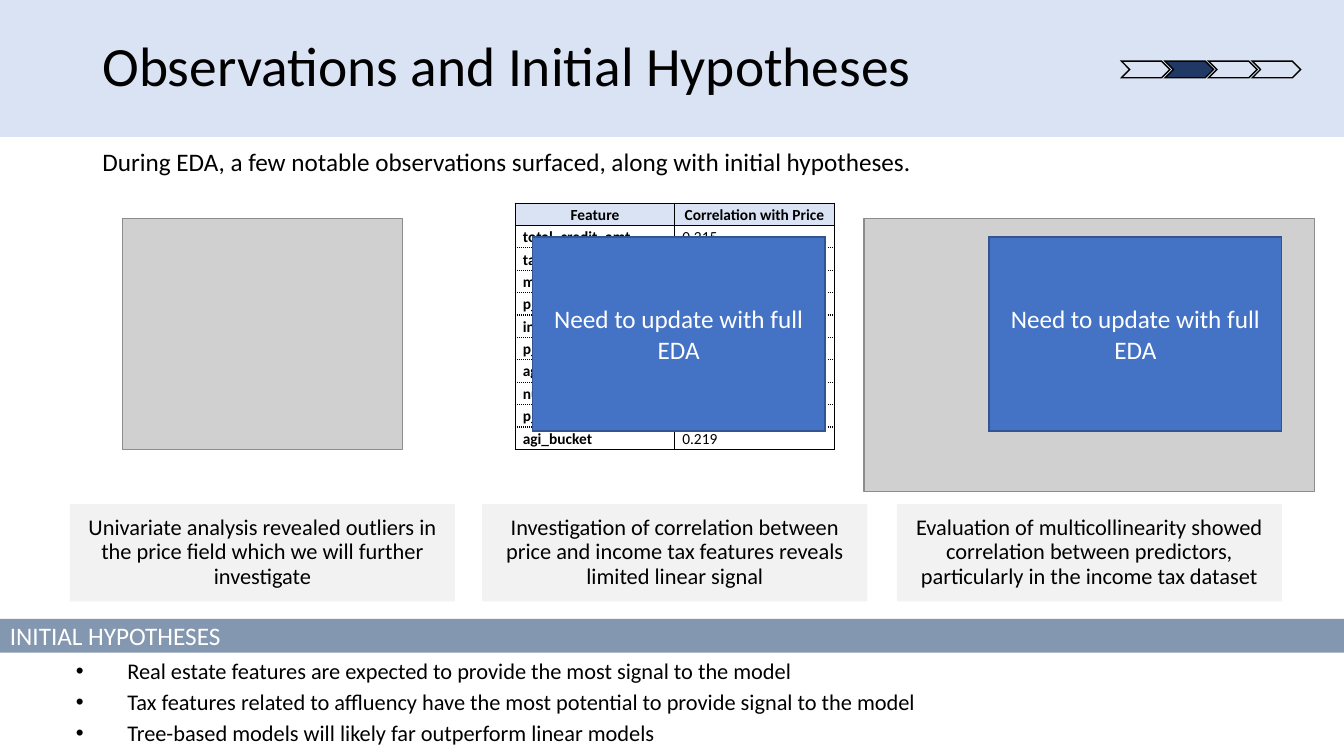
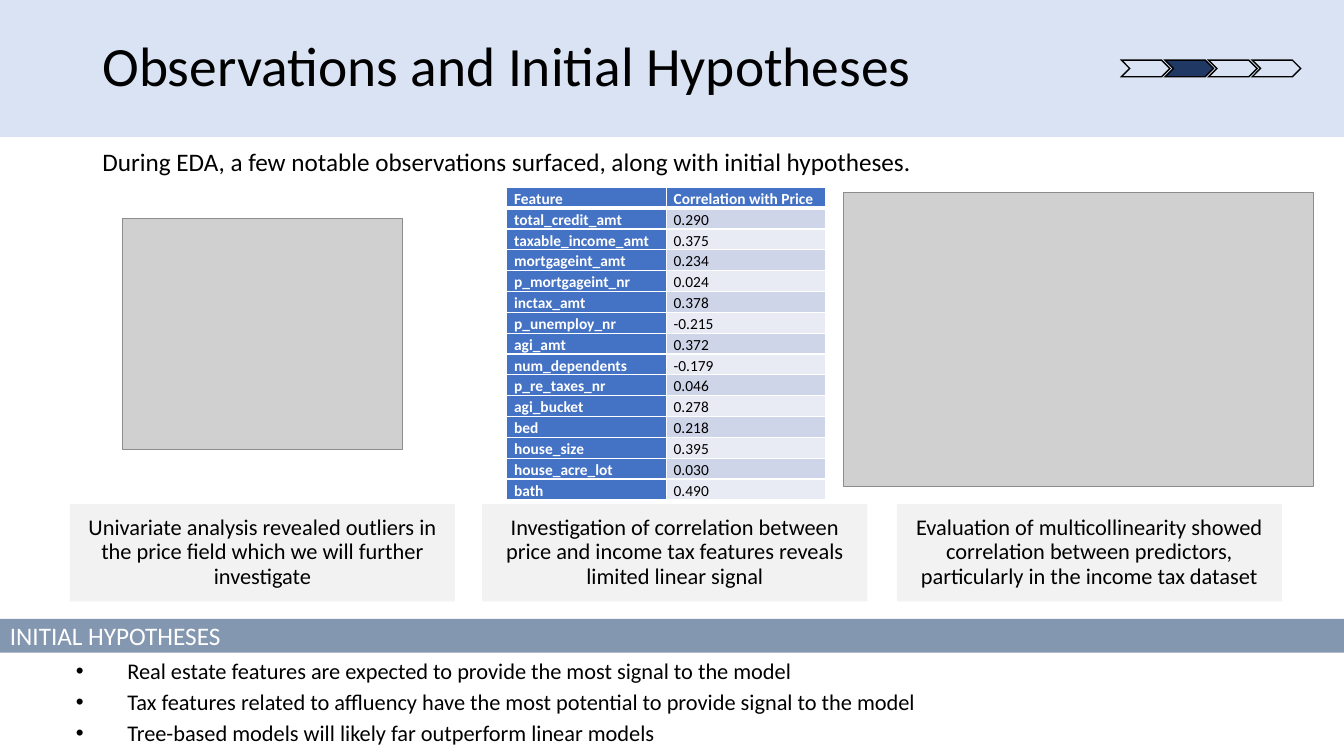
Before and after one commit to david-firrin/Real-Estate-Price-Prediction-With-Income-Tax-Data, a slide deck: slide 11 of Final Presentation Slides/team48finalpresentation.pptx. Drawn at 1344x756 pixels with LibreOffice and Linux fonts; fonts in the diff are those of the drawing; grey boxes stand for pictures. Boxes give left, top, right and bottom in pixels: in the first picture for what was removed or moved away, otherwise in the second. Text is boxed around its words. In the diff, an @@ line names an element or a change of style, - is before the commit and + after.

```diff
--- a/Final Presentation Slides/team48finalpresentation.pptx
+++ b/Final Presentation Slides/team48finalpresentation.pptx
@@ table at [507, 188, 826, 504] @@
-row 2: total_credit_amt | 0.215
-row 3: taxable_income_amt | 0.292
-row 4: mortgageint_amt | 0.174
-row 5: p_mortgageint_nr | 0.020
-row 6: inctax_amt | 0.292
-row 7: p_unemploy_nr | -0.176
-row 8: agi_amt | 0.288
-row 9: num_dependents | -0.144
-row 10: p_re_taxes_nr | 0.032
-row 11: agi_bucket | 0.219
+row 2: total_credit_amt | 0.290
+row 3: taxable_income_amt | 0.375
+row 4: mortgageint_amt | 0.234
+row 5: p_mortgageint_nr | 0.024
+row 6: inctax_amt | 0.378
+row 7: p_unemploy_nr | -0.215
+row 8: agi_amt | 0.372
+row 9: num_dependents | -0.179
+row 10: p_re_taxes_nr | 0.046
+row 11: agi_bucket | 0.278
+row 12: bed | 0.218
+row 13: house_size | 0.395
+row 14: house_acre_lot | 0.030
+row 15: bath | 0.490
@@ table: place and size @@
-table at [515, 204, 834, 451]
+table at [507, 188, 826, 504]
@@ picture: place and size @@
-picture at [864, 219, 1315, 492]
+picture at [844, 193, 1314, 487]
@@ rectangle removed at [532, 237, 825, 432] @@
-Need to update with full EDA
@@ rectangle removed at [989, 237, 1281, 432] @@
-Need to update with full EDA
```
Also in this commit, not shown: 2 other slides changed, 5 other files.
